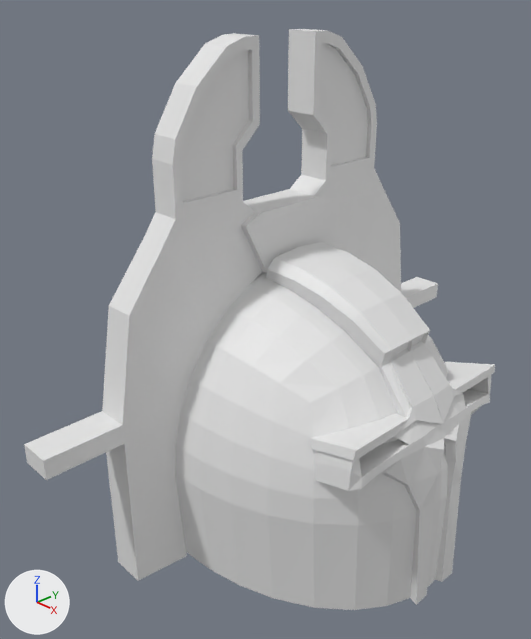
The Blender file Assets/Models/tzennchHelmet.blend, before and after one commit.
Both versions are drawn from a 50 mm lens placed at (0.331, -0.334, 0.396), pointed at (-0.006, -0.017, 0.178). The lights are fixed; the arrows at lower left show +X, +Y and +Z. The picture after the commit comes second.

The first picture shows 'horizontal', 'mask', 'round'.
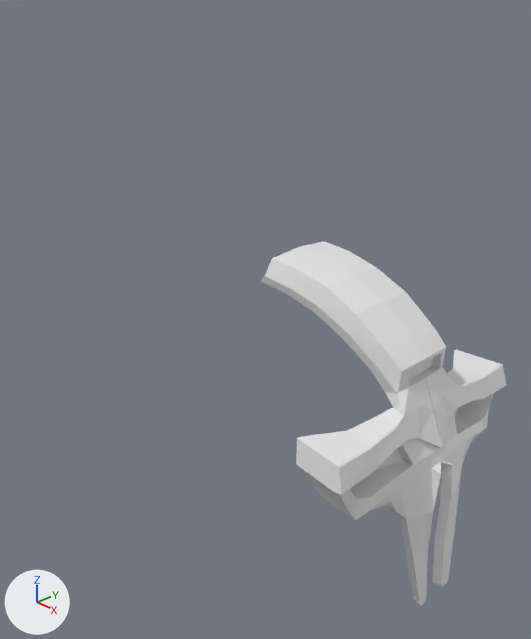
Commit message: the mask is now way better

Changed parts and their boxes [x1, y1, x2, y2] in the pictures (531 x 639 px; the box of a moved part takes in the faces that stretch with it):
'horizontal', hidden
    before: [24, 29, 438, 581]
'round', hidden
    before: [175, 272, 448, 610]
'mask', reshaped (7% wider)
    before: [266, 242, 495, 605]
    after: [261, 241, 507, 606]
part 1 of me_roundcube, moved or reshaped
    before: [175, 308, 358, 610]

What the commit changed:
me_roundcube is used by ob_round; location (0.0, 0.0, 0.1525); scale (0.108, 0.0928, 0.124).
me_roundcube had 130 vertices, 113 faces and spanned x -1.27..1.27, y -1.13..0.0, z -1.04..0.54.
me_roundcube now has 130 vertices, 112 faces and spans x -1.27..1.27, y -1.09..0.0, z -1.04..0.54.
Part 1, on me_roundcube:
1 face is deleted.
10 vertices in x -0.9..0.9, y -0.79..-0.76, z -1.04..0.24 move by (0.0, -0.04, 0.0).
6 vertices in x -0.45..0.45, y -1.07..-1.06, z -1.04..-0.11 move by (0.0, 0.03, 0.0).
6 vertices in x -0.22..0.22, y -1.13..-1.1, z -0.46..-0.28 move by (0.0, 0.04, 0.0).
5 vertices in x -0.9..0.9, y -0.83..-0.8, z -0.46..0.25 move by (0.0, -0.03, 0.0).
4 vertices in x -0.44..0.44, y -1.04, z -0.29..-0.11 move by (0.0, 0.02, 0.0).
4 vertices in x -0.45..0.45, y -1.0..-0.99, z -1.04..-0.12 move by (0.0, 0.01, 0.0).
6 vertices move from x -0.67..0.67, y -0.91, z -1.04..0.05 to x -0.67..0.67, y -0.92..-0.91, z -1.04..0.05.
me_roundcube_002 is used by ob_mask; location (0.0, 0.0, 0.1525); scale (0.108, 0.0928, 0.124).
me_roundcube_002 had 138 vertices, 136 faces and spanned x 0.0..1.3, y -0.79..0.0, z -1.04..0.63.
me_roundcube_002 now has 136 vertices, 112 faces and spans x 0.0..1.3, y -0.92..0.0, z -1.08..0.63.
Part 2, on me_roundcube_002:
129 vertices are removed from x 0.0..1.3, y -0.79..0.0, z -1.04..0.62.
135 faces are deleted.
127 vertices are added at x 0.0..1.3, y -0.92..0.0, z -1.08..0.62.
111 new faces join them.
Object 'round' (ob_round) is now hidden.
Object 'horizontal' (ob_horizontal) is now hidden.
